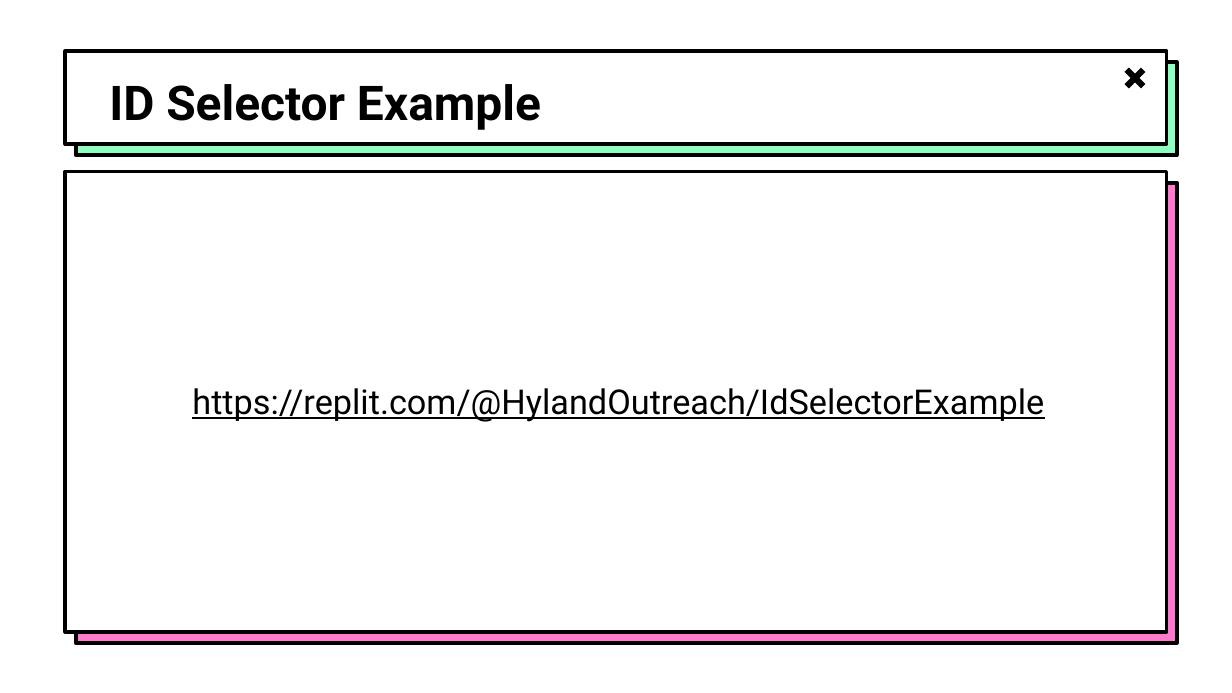
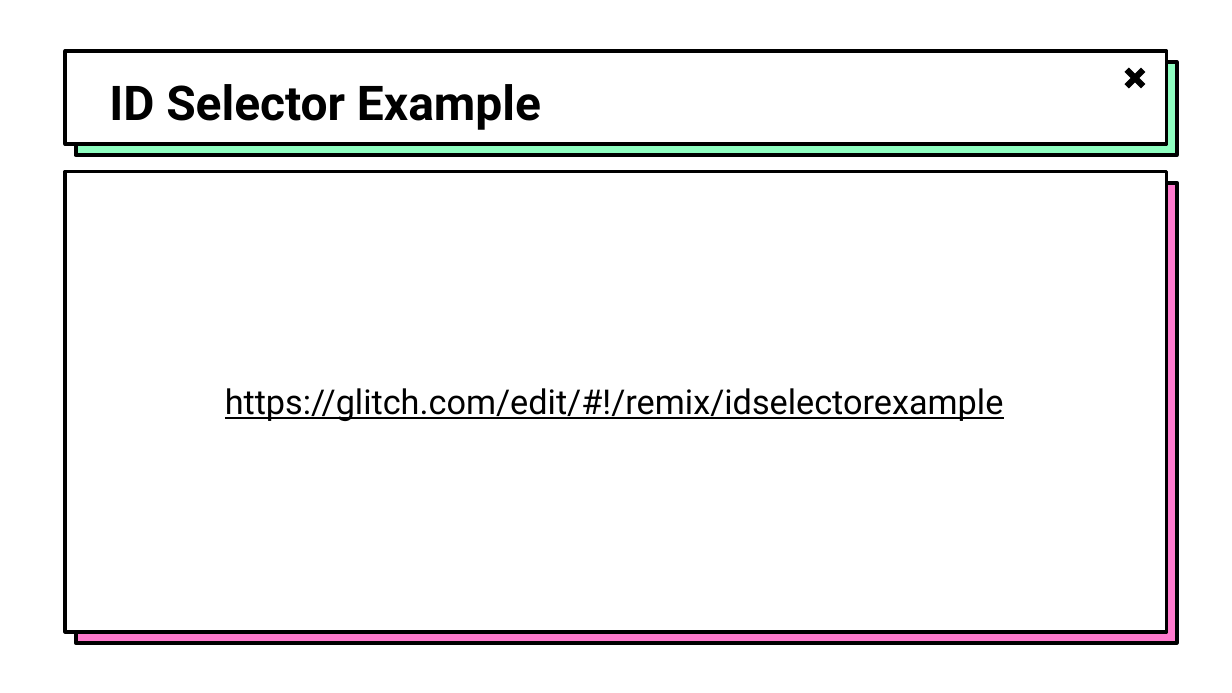
Before and after one commit to hytechclub/web-101, a slide deck: slide 9 of Week07/MoreSelectors.pptx. Drawn at 1232x693 pixels with LibreOffice and Linux fonts; fonts in the diff are those of the drawing; background and template pictures are left out. Boxes give left, top, right and bottom in pixels: in the first picture for what was removed or moved away, otherwise in the second. Text is boxed around its words. In the diff, an @@ line names an element or a change of style, - is before the commit and + after.

Commit message:
reapply some glitch changes

```diff
--- a/Week07/MoreSelectors.pptx
+++ b/Week07/MoreSelectors.pptx
@@ text at [225, 388, 1004, 421]: text changed @@
-https://replit.com/@HylandOutreach/IdSelectorExample
+https://glitch.com/edit/#!/remix/idselectorexample
```
Also in this commit, not shown: 2 other slides changed, 11 other files.
